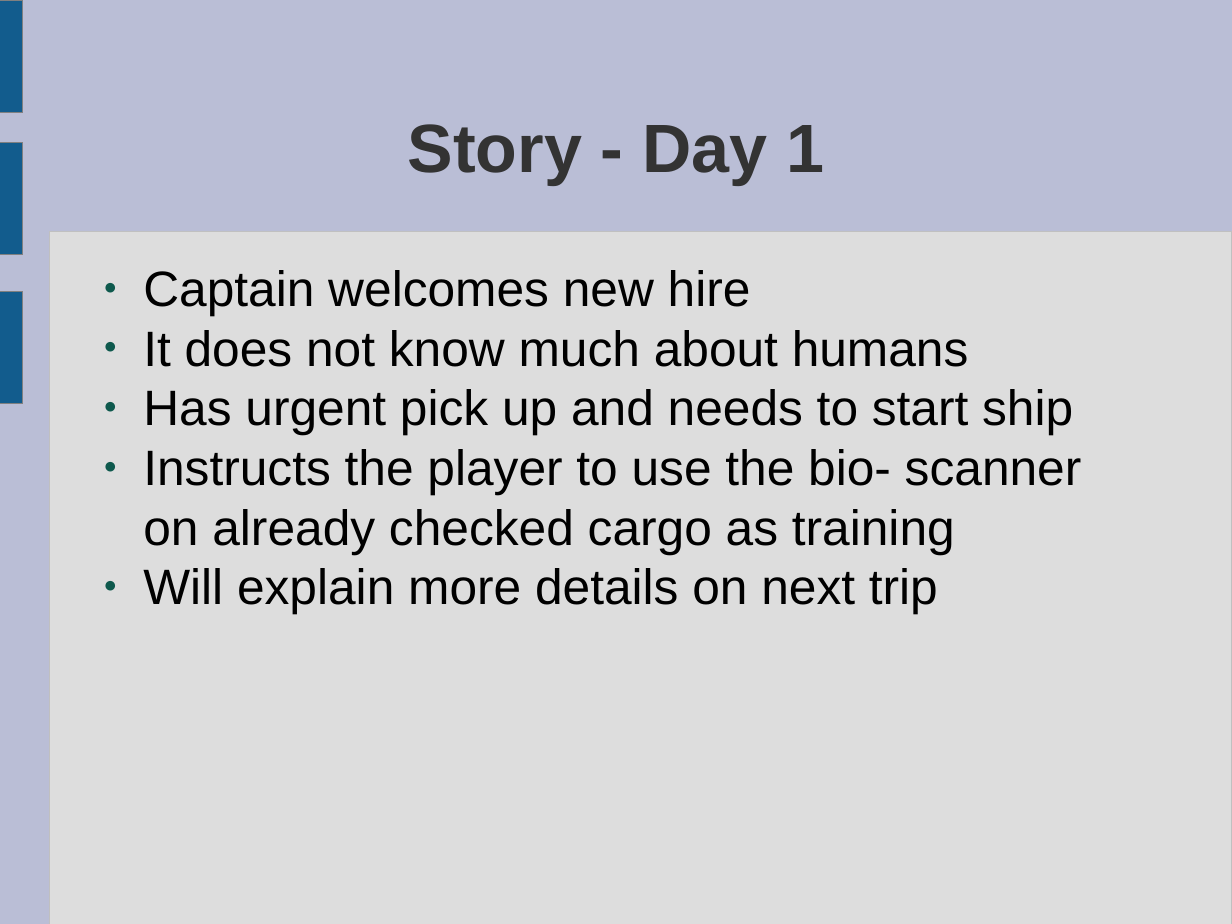
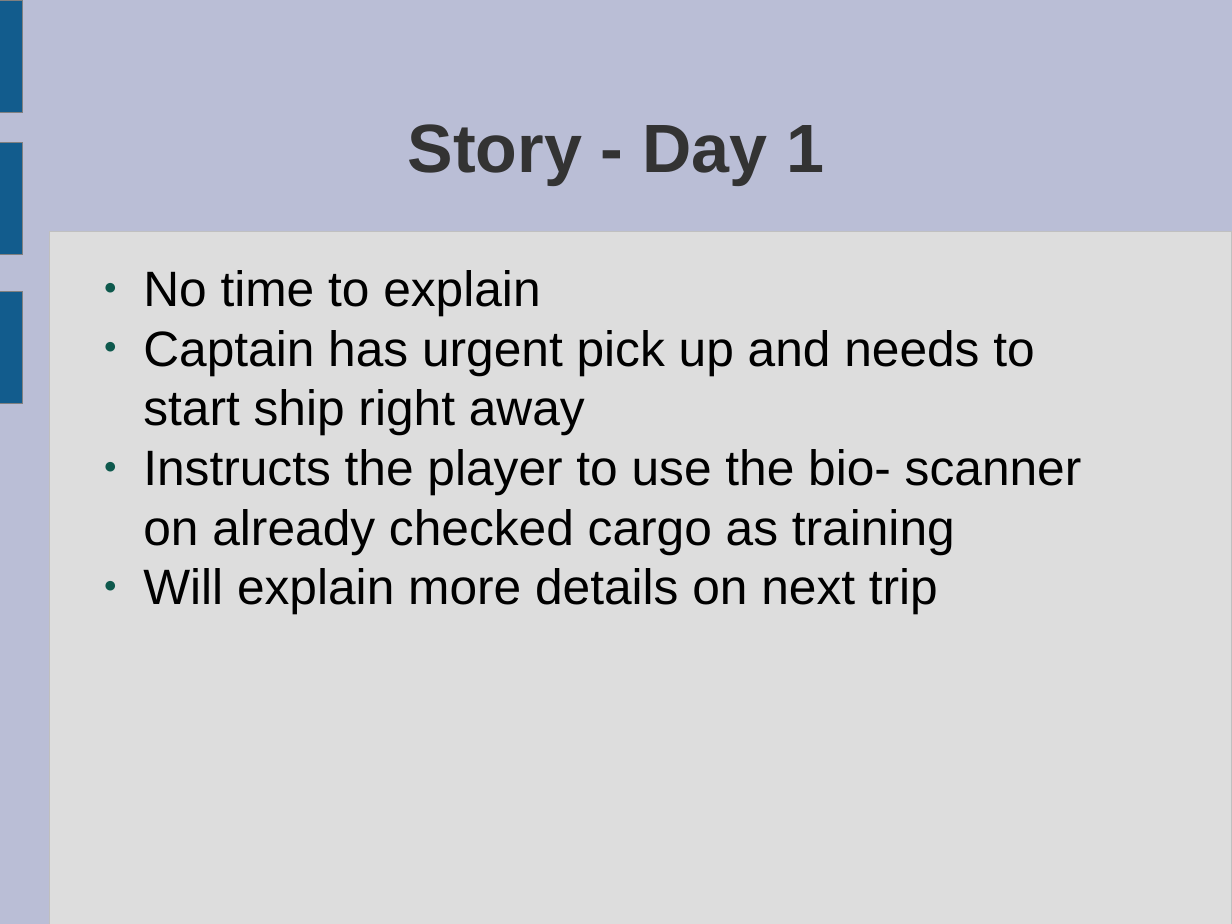
Before and after one commit to ktosox/GWJ67, a slide deck: slide 18 of da_plan.odp. Drawn at 1232x924 pixels with LibreOffice and Linux fonts; fonts in the diff are those of the drawing. Boxes give left, top, right and bottom in pixels: in the first picture for what was removed or moved away, otherwise in the second. Text is boxed around its words. In the diff, an @@ line names an element or a change of style, - is before the commit and + after.

```diff
--- a/da_plan.odp
+++ b/da_plan.odp
@@ text at (143, 270, 1034, 435): text changed @@
-● Captain welcomes new hire
-● It does not know much about humans
-● Has urgent pick up and needs to start ship
+● No time to explain
+● Captain has urgent pick up and needs to start ship right away
```
Also in this commit, not shown: 1 other slide changed, 1 other file.
